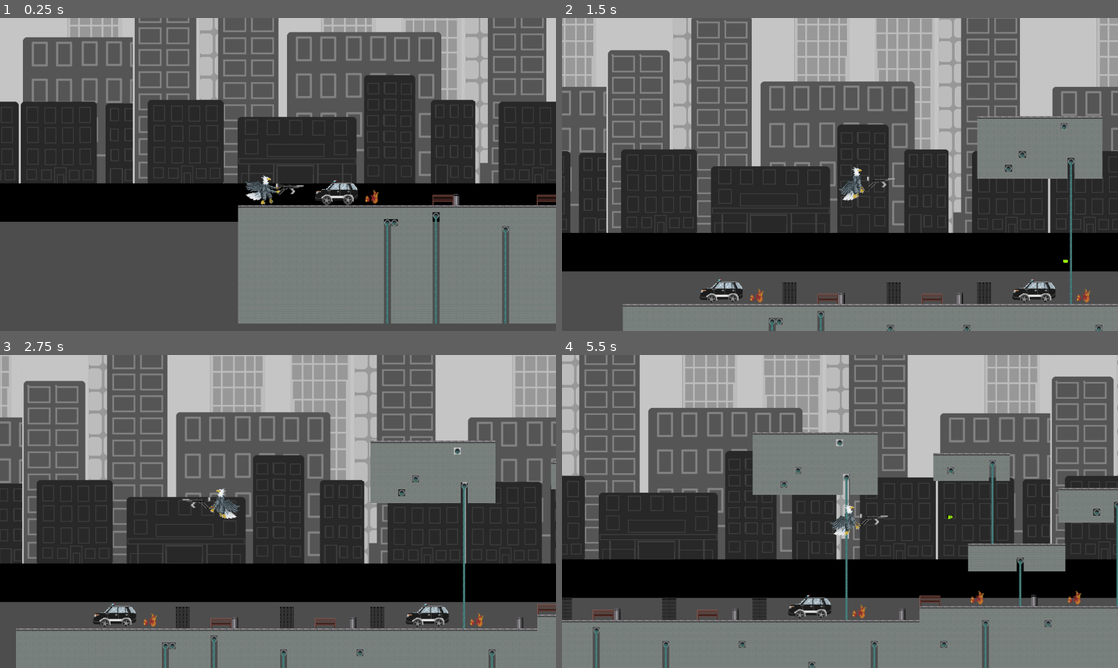
Above: before the commit, frames 1-4 (two rows, left to right).
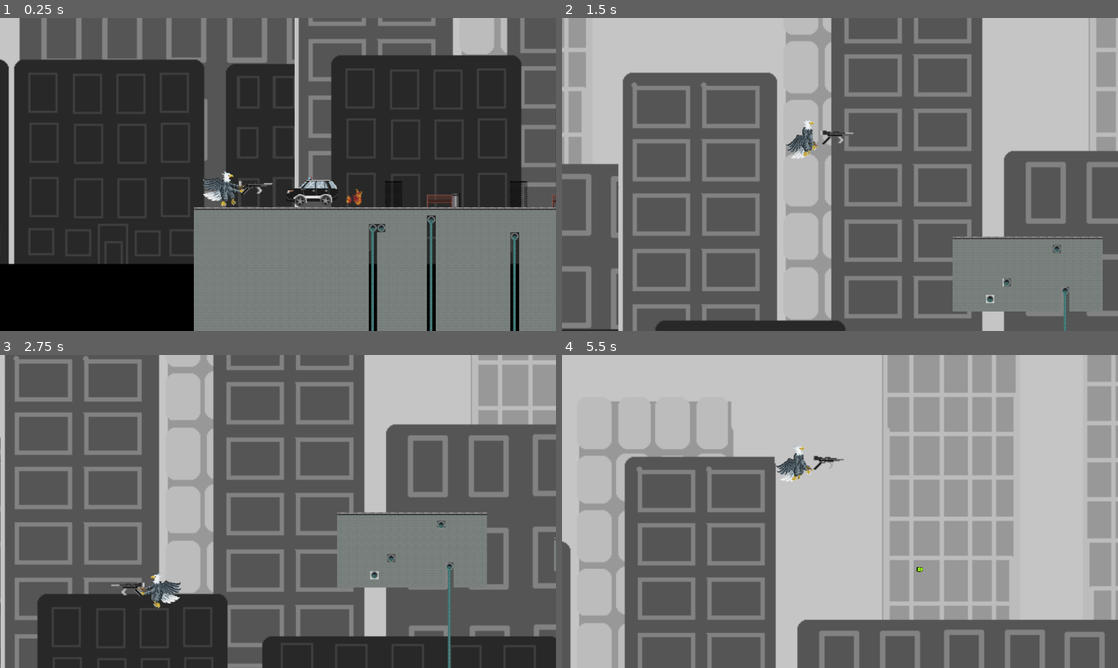
Above: after the commit, the same moments.

Repository: BujarMuharemi/game-jam-10
Game: Godot game, scene res://game_world/levels/level1/level2.tscn
Same seed, same stepped clock (60 frames per second), same inputs: the game is played once before the commit and once after it.
Inputs (mouse positions are in pixels of both pictures, inside the frame that each line leads up to):
- Up to frame 1 (0.25 s): no input
- Up to frame 2 (1.5 s): tap Enter at 0.5 s; move the mouse to (962, 158) at 0.52 s; hold D (right) from 0.53 s (still down); tap W (jump) at 0.6, 0.77, 1.07, 1.35 s; click (962, 158) at 0.67 s; move the mouse to (728, 190) at 1.27 s
- Up to frame 3 (2.75 s): tap W (jump) at 1.52, 1.82, 2.1 s; move the mouse to (333, 442) at 2.02 s; release D (right) at 2.03 s; hold Left (left) from 2.03 s (still down)
- Up to frame 4 (5.5 s): move the mouse to (812, 574) at 2.77 s; release Left (left) at 2.78 s; hold D (right) 2.78-4.28 s; tap W (jump) at 2.85, 3.02, 3.32, 3.6, 3.77, 4.07, 4.35, 4.52, 4.82, 5.1 s; click (812, 574) at 2.92 s; move the mouse to (1006, 558) at 3.52 s; move the mouse to (673, 464) at 4.27 s; hold Left (left) 4.28-5.03 s; move the mouse to (867, 511) at 5.02 s; hold D (right) from 5.03 s (still down); click (867, 511) at 5.17 s

The runs differ from the first frame. In frame 1, 54% of the frame differs, in the area x 0-100%, y 0-100%; in frame 2, 72%; in frame 3, 75%; in frame 4, 85%.

Commit message:
added double jump and fixed camera, parallex

Diff:
--- a/game_world/levels/level1/camera_2d.gd
+++ b/game_world/levels/level1/camera_2d.gd
@@ -8,11 +8,11 @@
 @export var boundary_right: float = 1000.0
 
 # Offset to keep the player slightly ahead of the camera
-var offset_camera: Vector2 = Vector2(50, 0)
+var offset_camera: Vector2 = Vector2(150, 0)
 
 # Smooth follow settings
 @export var smoothing_enabled: bool = true
-@export var smoothing_speed: float = 10.0
+@export var smoothing_speed: float = 20.0
 var smoothing = false
 
 @onready var player = get_parent()
--- a/game_world/levels/level1/level2.tscn
+++ b/game_world/levels/level1/level2.tscn
@@ -92,11 +92,13 @@
 position = Vector2(0, -346)
 
 [node name="ParallaxBackground" type="ParallaxBackground" parent="."]
+scale = Vector2(2.5, 2.5)
+transform = Transform2D(2.5, 0, 0, 2.5, 0, 0)
 scroll_ignore_camera_zoom = true
 
 [node name="ParallaxLayer" type="ParallaxLayer" parent="ParallaxBackground"]
 texture_repeat = 2
-position = Vector2(-1223, 250)
+position = Vector2(-1223, 100)
 motion_scale = Vector2(0.5, 0.5)
 motion_mirroring = Vector2(1280, 0)
 
--- a/game_world/player/player.gd
+++ b/game_world/player/player.gd
@@ -3,8 +3,8 @@
 @onready var player_rig: Node2D = $player_rig
 
 const SPEED = 500.0
-const JUMP_VELOCITY = -700.0
-
+const JUMP_VELOCITY = -600.0
+var jump_count=0
 
 func _physics_process(delta: float) -> void:
 	var animationPlayer = player_rig.get_node("AnimationPlayer")
@@ -16,6 +16,11 @@
 	# Handle jump.
 	if Input.is_action_just_pressed("jump") and is_on_floor():
 		velocity.y = JUMP_VELOCITY
+		jump_count+=1
+
+	elif Input.is_action_just_pressed("jump") and jump_count==1:
+		velocity.y += JUMP_VELOCITY
+		jump_count=0
 
 	# Get the input direction and handle the movement/deceleration.
 	# As good practice, you should replace UI actions with custom gameplay actions.
--- a/game_world/player/player.tscn
+++ b/game_world/player/player.tscn
@@ -23,6 +23,7 @@
 
 [node name="Camera2D" type="Camera2D" parent="."]
 position = Vector2(0, -2)
+zoom = Vector2(1.2, 1.2)
 limit_bottom = 120
 limit_smoothed = true
 position_smoothing_enabled = true
@@ -43,3 +44,4 @@
 
 [node name="Weapon" parent="player_rig" instance=ExtResource("6_cqgbo")]
 position = Vector2(52, 5)
+gunCoolDownTime = 0.05
--- a/project.godot
+++ b/project.godot
@@ -23,6 +23,7 @@
 
 window/size/viewport_width=1280
 window/size/viewport_height=720
+window/size/resizable=false
 
 [editor_plugins]
 
